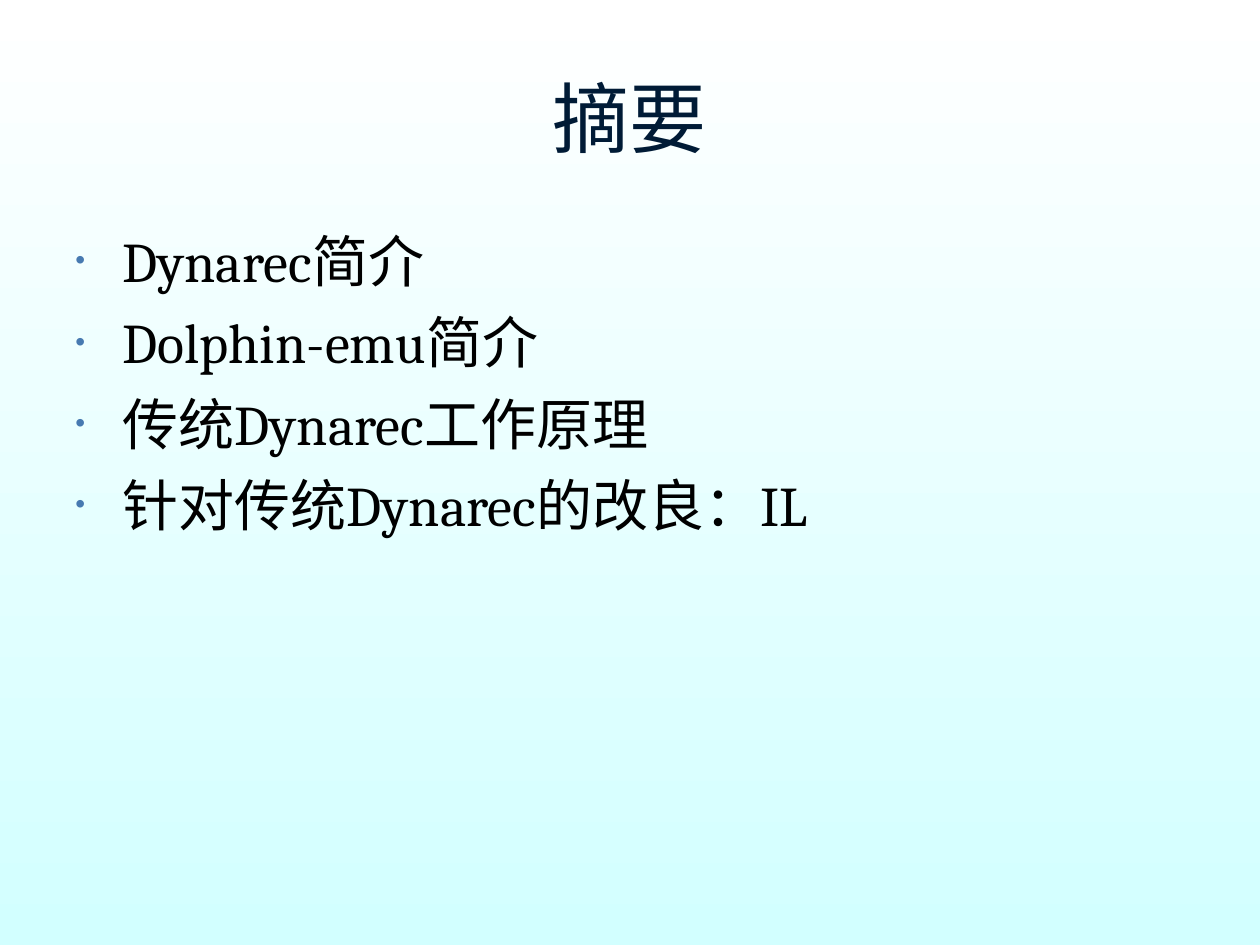
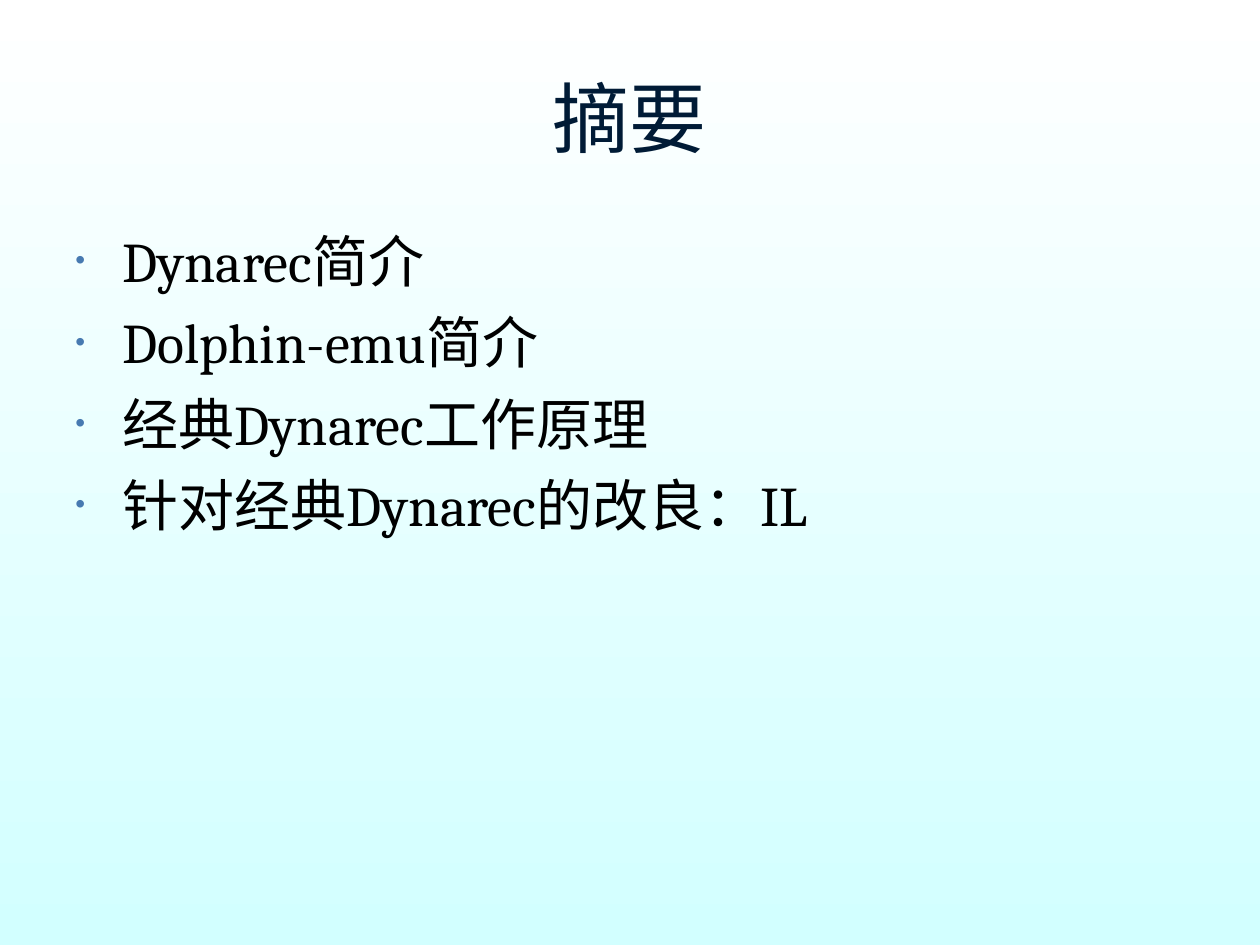
Before and after one commit to hyperiris/openhyper, a slide deck: slide 2 of dynarec_ppt/dynarec.ppt. Drawn at 1260x945 pixels with LibreOffice and Linux fonts; fonts in the diff are those of the drawing; background and template pictures are left out. Boxes give left, top, right and bottom in pixels: in the first picture for what was removed or moved away, otherwise in the second. Text is boxed around its words. In the diff, an @@ line names an element or a change of style, - is before the commit and + after.

```diff
--- a/dynarec_ppt/dynarec.ppt
+++ b/dynarec_ppt/dynarec.ppt
@@ text at (123, 397, 808, 539): text changed @@
-• 传统Dynarec工作原理
-• 针对传统Dynarec的改良：IL
+• 经典Dynarec工作原理
+• 针对经典Dynarec的改良：IL
```
Also in this commit, not shown: 5 other slides changed, 8 slides added, 7 slides removed.
